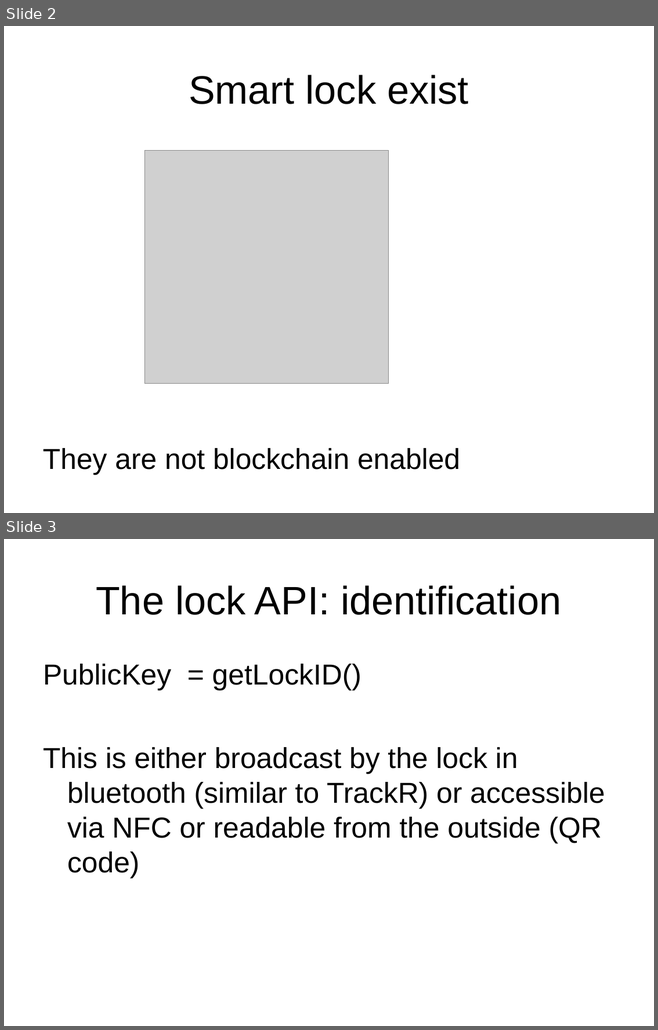
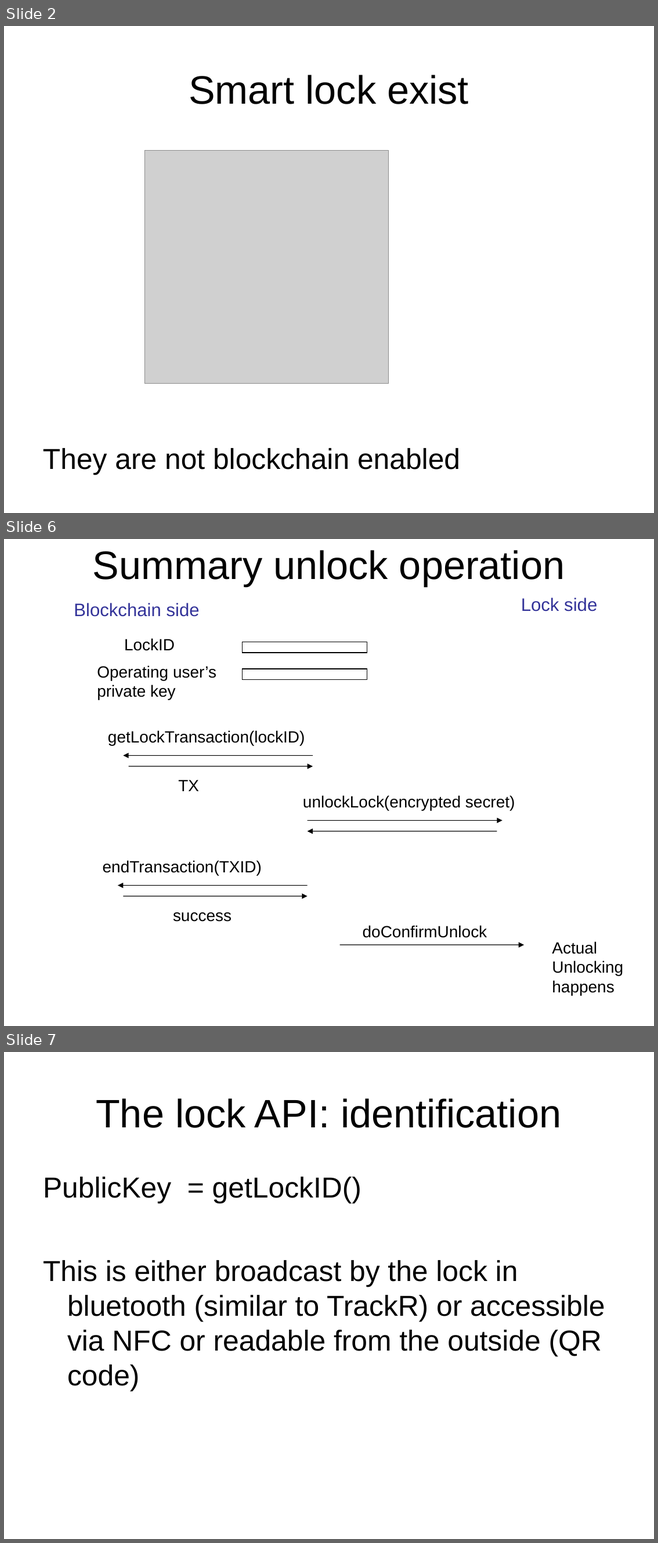
Before and after one commit to blockTeamhackathon/documents, a slide deck: B’Lock.ppt. Shown one above the other, each under a label of ours: slides 2 and 3 before the commit, slides 2, 6 and 7 after it; the slides between them are not shown. The pictures are 658x1030 and 658x1543 pixels, drawn with LibreOffice and Linux fonts; fonts in the diff are those of the drawing; grey boxes stand for pictures. Boxes give left, top, right and bottom in pixels: in the first picture for what was removed or moved away, otherwise in the second. Text is boxed around its words. In the diff, an @@ line names an element or a change of style, - is before the commit and + after.

```diff
--- a/B’Lock.ppt
+++ b/B’Lock.ppt
@@ slide 6 added at [4,539,654,1026], background #FFFFFF @@
@@ title added at [93,550,564,586], 44 pt, text #000000 @@
+Summary unlock operation
@@ text added at [74,603,199,617], 20 pt, text #333399 @@
+Blockchain side
@@ text added at [521,598,597,611], 20 pt, text #333399 @@
+Lock side
@@ text added at [124,638,175,651], 18 pt, text #000000 @@
+LockID
@@ rectangle added at [242,642,367,653], outline #000000 0.74 pt @@
@@ text added at [97,665,216,700], 18 pt, text #000000 @@
+Operating user’s private key
@@ rectangle added at [242,669,367,680], outline #000000 0.74 pt @@
@@ text added at [108,730,304,745], 18 pt, text #000000 @@
+getLockTransaction(lockID)
@@ arrow added from (313, 755) to (123, 755), #000000 0.74 pt @@
@@ arrow added from (129, 766) to (313, 766), #000000 0.74 pt @@
@@ text added at [178,780,199,791], 18 pt, text #000000 @@
+TX
@@ text added at [303,795,514,810], 18 pt, text #000000 @@
+unlockLock(encrypted secret)
@@ arrow added from (307, 820) to (502, 820), #000000 0.74 pt @@
@@ arrow added from (496, 831) to (307, 831), #000000 0.74 pt @@
@@ text added at [103,860,262,875], 18 pt, text #000000 @@
+endTransaction(TXID)
@@ arrow added from (307, 885) to (118, 885), #000000 0.74 pt @@
@@ arrow added from (123, 896) to (307, 896), #000000 0.74 pt @@
@@ text added at [173,913,231,922], 18 pt, text #000000 @@
+success
@@ text added at [362,925,487,938], 18 pt, text #000000 @@
+doConfirmUnlock
@@ arrow added from (340, 945) to (524, 945), #000000 0.74 pt @@
@@ text added at [552,942,623,995], 18 pt, text #000000 @@
+Actual Unlocking happens
@@ what was slide 3 is now slide 7 @@
```
Also in this commit, not shown: 6 slides changed, 3 other slides added.
